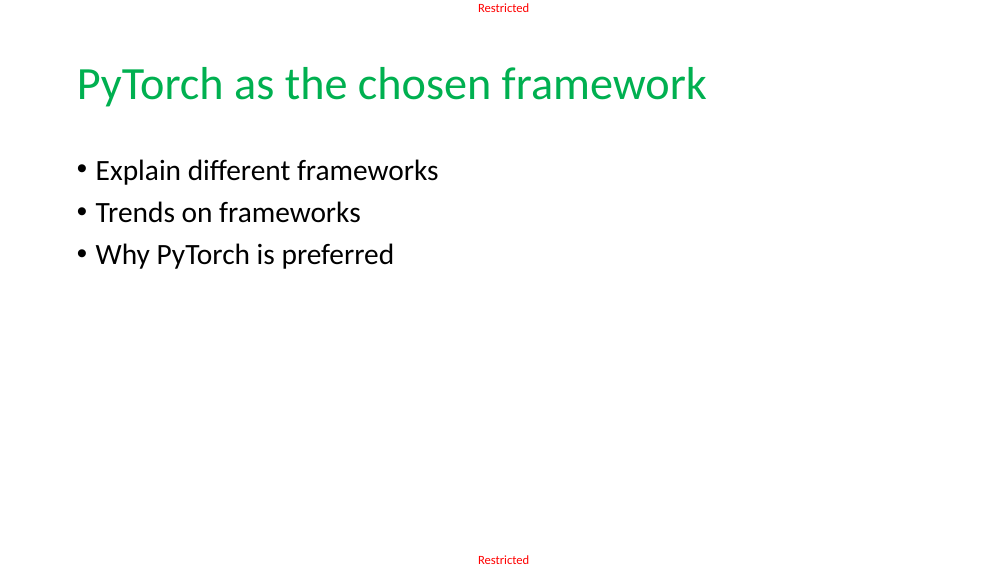
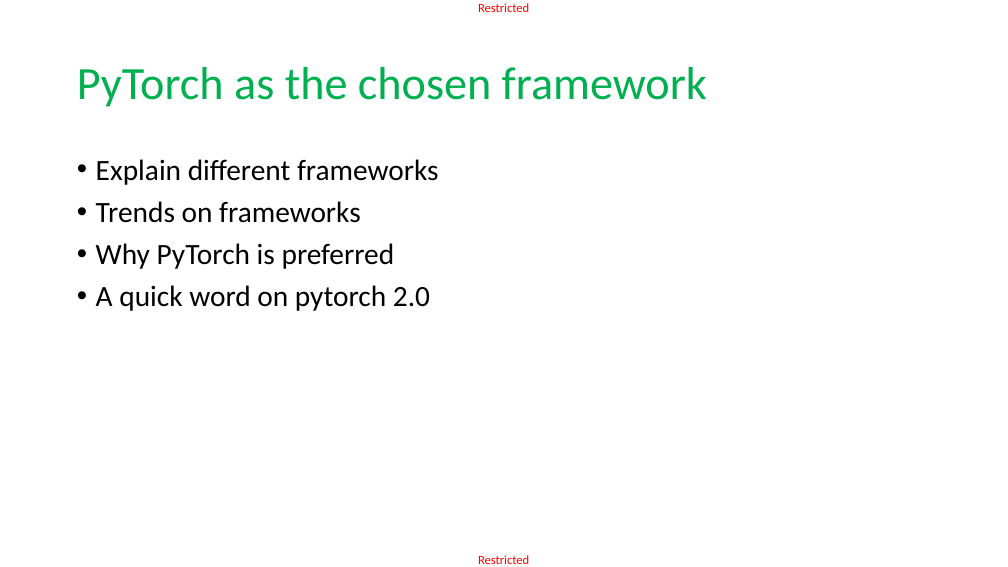
Before and after one commit to matthieudemari/SUTD_DL_50_039, a slide deck: slide 7 of Org.pptx. Drawn at 1008x567 pixels with LibreOffice and Linux fonts; fonts in the diff are those of the drawing. Boxes give left, top, right and bottom in pixels: in the first picture for what was removed or moved away, otherwise in the second. Text is boxed around its words. In the diff, an @@ line names an element or a change of style, - is before the commit and + after.

```diff
--- a/Org.pptx
+++ b/Org.pptx
@@ text at bbox=[96, 285, 430, 311]: paragraph added @@
+• A quick word on pytorch 2.0
```
Also in this commit, not shown: 5 other slides changed, 5 other files.
